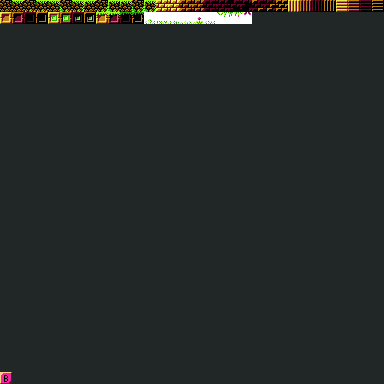
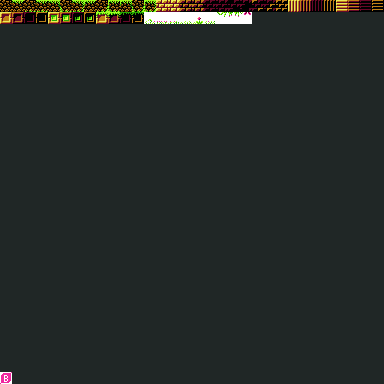
Revision of a layered 384 x 384 image; what changed, layer by layer:
added layer "Layer 301" above "Layer 300" over 0, 372, 12, 384
hid "Layer 300" over 0, 372, 12, 384
painted on "Layer 1" over 0, 372, 12, 384
